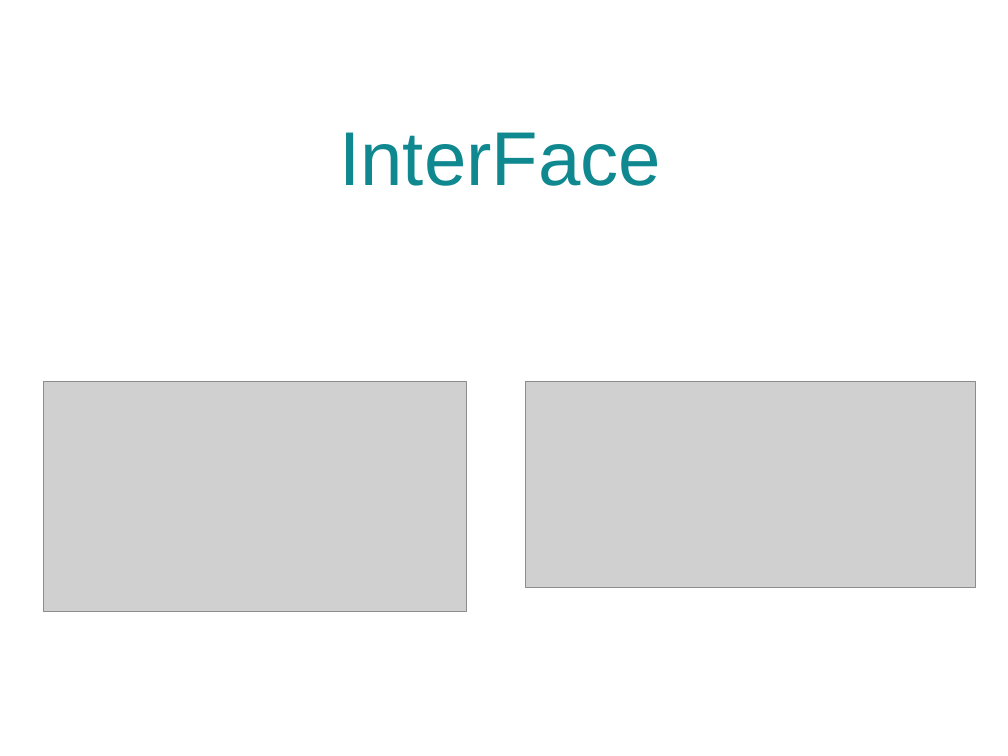
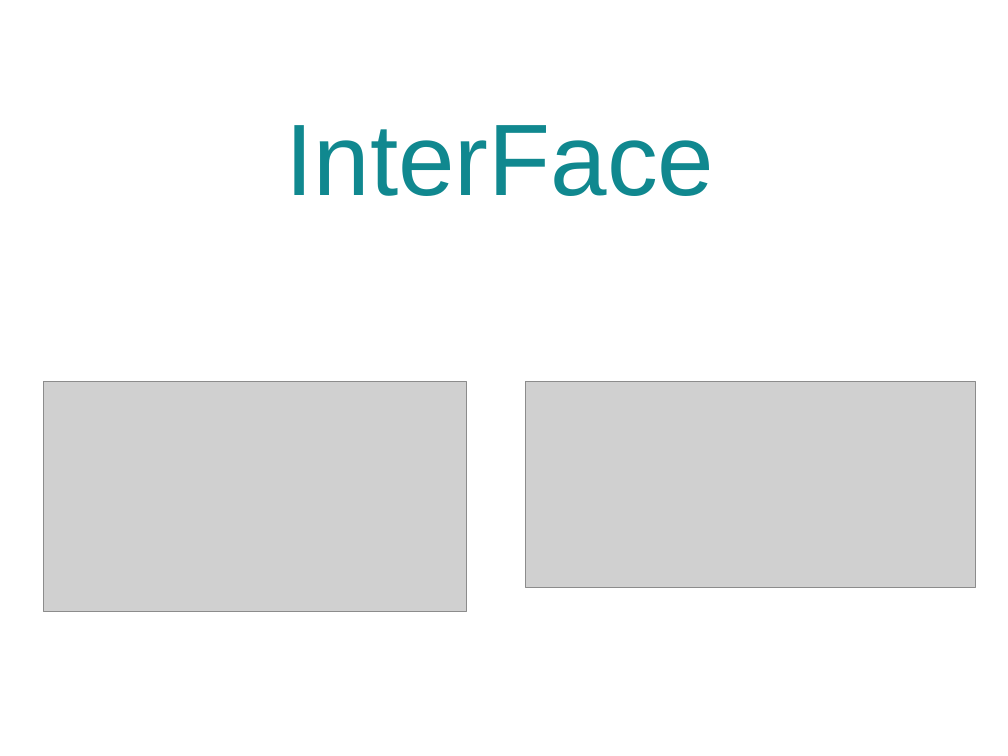
Before and after one commit to solenehuault/projets_certif, a slide deck: slide 1 of FACE/slides-face.odp. Drawn at 1008x756 pixels with LibreOffice and Linux fonts; fonts in the diff are those of the drawing; grey boxes stand for pictures. Boxes give left, top, right and bottom in pixels: in the first picture for what was removed or moved away, otherwise in the second. Text is boxed around its words. In the diff, an @@ line names an element or a change of style, - is before the commit and + after.

```diff
--- a/FACE/slides-face.odp
+++ b/FACE/slides-face.odp
@@ text "InterFace" at box(286, 125, 715, 196): size 60 to 80 pt @@
```
Also in this commit, not shown: 3 other slides changed, 4 slides added, 2 slides removed.
